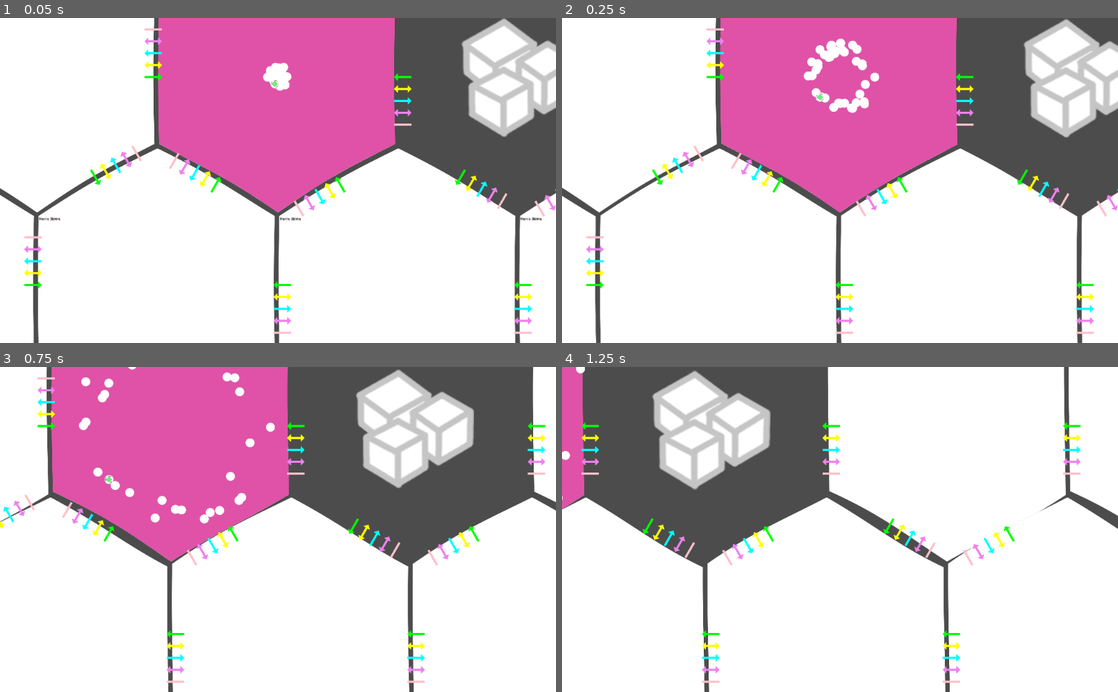
Above: before the commit, frames 1-4 (two rows, left to right).
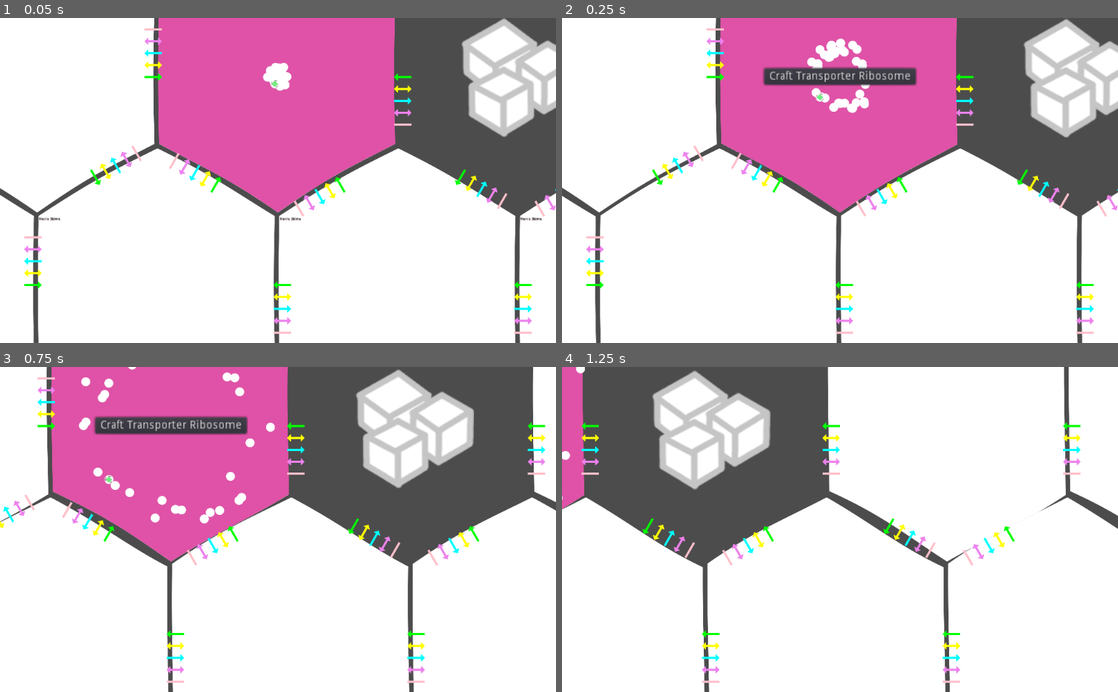
Above: after the commit, the same moments.

Repository: tobyp/hackathon2020
Game: Godot game, scene res://main.tscn
Same seed, same stepped clock (60 frames per second), same inputs: the game is played once before the commit and once after it.
Inputs (mouse positions are in pixels of both pictures, inside the frame that each line leads up to):
- Up to frame 1 (0.05 s): no input
- Up to frame 2 (0.25 s): no input
- Up to frame 3 (0.75 s): tap Enter at 0.5 s; move the mouse to (400, 513) at 0.52 s; hold D from 0.53 s (still down); click (400, 513) at 0.67 s
- Up to frame 4 (1.25 s): keep holding D

Frame 1 is identical in both runs. In frame 2, 1.6% of the frame differs, in the area x 36-64%, y 14-21%; in frame 3, 1.6%; in frame 4, nothing differs.

Commit message:
Fix factory recipes

Diff:
--- a/cells/cell.gd
+++ b/cells/cell.gd
@@ -321,7 +321,7 @@
 		var i = 0
 		var found_i = 0
 		for r in recipes:
-			if str(r.output) == c.name:
+			if r.get_name() == c.name:
 				found = true
 				found_i = i
 				break
@@ -339,10 +339,10 @@
 		else:
 			# Add button
 			var button = Button.new()
-			button.text = "Craft " + Globals.particle_type_get_name(r.output)
+			button.text = "Craft " + r.get_name()
 			button.connect("pressed", self, "_craft", [r])
 			button.mouse_filter = Control.MOUSE_FILTER_STOP
-			button.name = str(r.output)
+			button.name = r.get_name()
 			buttonContainer.add_child(button)
 
 func _craft(r: Recipe):
--- a/cells/recipe.gd
+++ b/cells/recipe.gd
@@ -29,6 +29,11 @@
 		if inputs.has(t) and particle_counts[t] < inputs[t]:
 			return false
 		# Only one factory type per cell is allowed
-		if _output_has_factory and Globals.particle_type_is_factory(t) and !outputs.has(t):
+		if _output_has_factory and Globals.particle_type_is_factory(t) and !outputs.has(t) and particle_counts[t] > 0:
 			return false
 	return true
+
+func get_name() -> String:
+	for t in outputs:
+		return Globals.particle_type_get_name(t)
+	return "multiple things"
